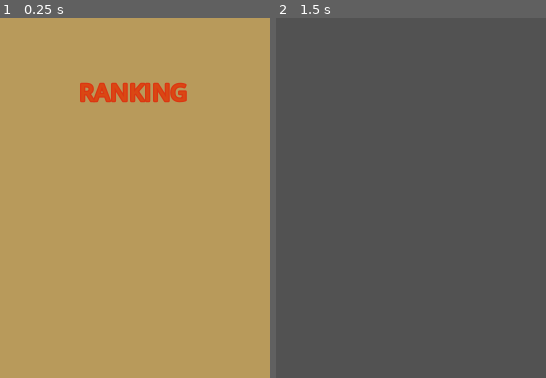
Above: before the commit, frames 1-2 (left to right).
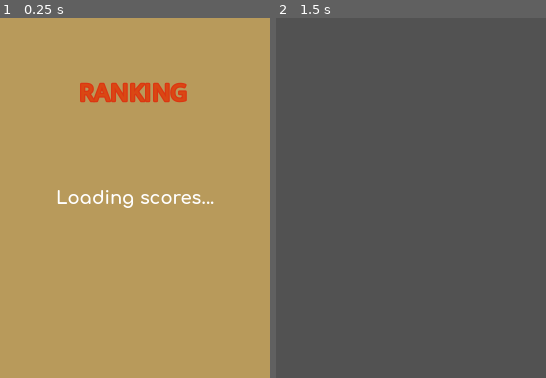
Above: after the commit, the same moments.

Repository: Beltenebr0s/LevelUpGameJam2025
Game: Godot game, scene res://scenes/menus/ranking_menu.tscn
Two runs of this game, one before a commit and one after it. Both use one fixed random seed, a clock stepped at 60 frames per second and the inputs below. This scene is started directly instead of the project's main scene.
Inputs (mouse positions are % of the whole screen's width and height, from its top left):
- Up to frame 1 (0.25 s): no input
- Up to frame 2 (1.5 s): tap Enter at 0.5 s; move the mouse to (72, 45) at 0.52 s; hold D (move_right) 0.53-1.25 s; tap I (invincible) at 0.6 s; click "BACK" at 1.25 s
The pictures show only the part of the screen within x 25-75%, y 14-64%; the shares and areas given below are measured in that part.

The runs differ from the first frame. In frame 1, 0.8% of the frame differs, in the area x 21-80%, y 47-53%; in frame 2, nothing differs.

Commit message:
me perdonas?

Diff:
--- a/resources/VecinoNormalAmarillo.tres
+++ b/resources/VecinoNormalAmarillo.tres
@@ -23,5 +23,4 @@
 variacionHorizontal = 10
 peso = 0.1
 desbloqueado = false
-nombre = "Bob"
 metadata/_custom_type_script = "uid://de0m2dpfd8tdn"
--- a/scenes/menus/ranking_menu.tscn
+++ b/scenes/menus/ranking_menu.tscn
@@ -1,7 +1,8 @@
-[gd_scene load_steps=3 format=3 uid="uid://brb6eh8flsoep"]
+[gd_scene load_steps=4 format=3 uid="uid://brb6eh8flsoep"]
 
 [ext_resource type="Theme" uid="uid://cjq5vt88wa8x" path="res://ui/menu_theme.tres" id="1_2vgk8"]
 [ext_resource type="Script" uid="uid://dk6qgiud5ogi5" path="res://addons/navigationbutton/nav_btn.gd" id="1_rgnid"]
+[ext_resource type="PackedScene" uid="uid://b2h8ok8yfc7wb" path="res://addons/silent_wolf/Scores/Leaderboard.tscn" id="2_m0327"]
 
 [node name="RankingMenu" type="Control"]
 layout_mode = 3
@@ -35,6 +36,10 @@
 horizontal_alignment = 1
 vertical_alignment = 1
 
+[node name="Leaderboard" parent="." instance=ExtResource("2_m0327")]
+position = Vector2(-220, 34)
+scale = Vector2(0.5, 0.5)
+
 [node name="NavigationButton" type="Button" parent="."]
 layout_mode = 1
 anchors_preset = 2
Not shown, added: images/amarillo/adetokunbier.png.import
Not shown, added: images/amarillo/caja.png.import
Not shown, added: images/amarillo/charco.png.import
Not shown, added: images/amarillo/gatete.png.import
Not shown, added: images/amarillo/mascota.png.import
Not shown, added: images/amarillo/vecinas.png.import
Not shown, added: images/azul/adetokunbier.png.import
Not shown, added: images/azul/caja.png.import
Not shown, added: images/azul/charco.png.import
Not shown, added: images/azul/gatete.png.import
Not shown, added: images/azul/mascota.png.import
Not shown, added: images/azul/vecinas.png.import
(and 15 more such lines)
